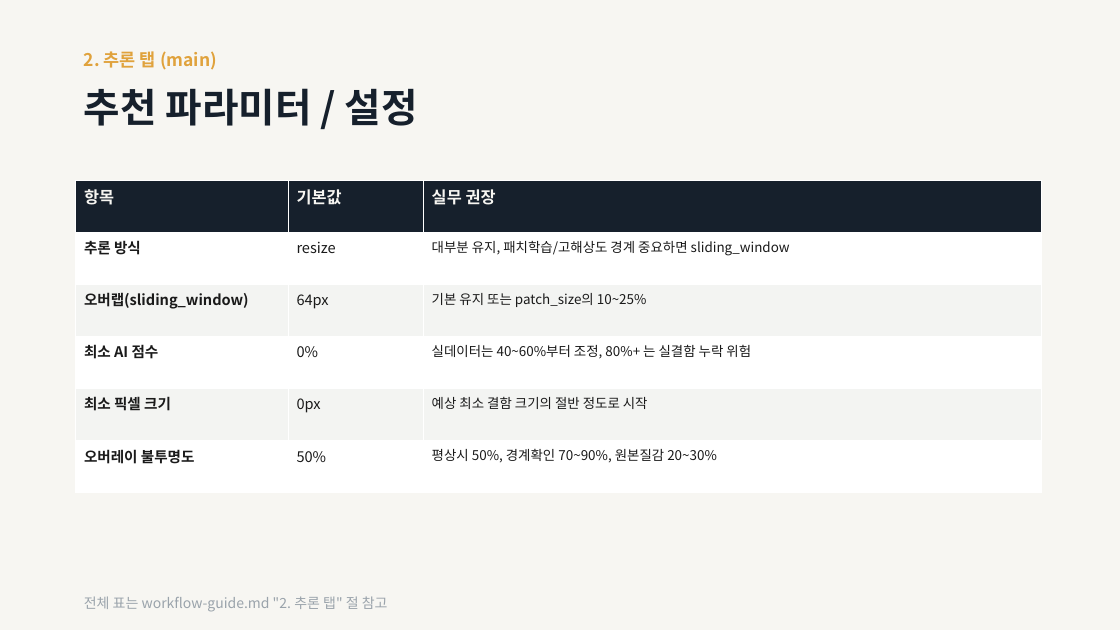
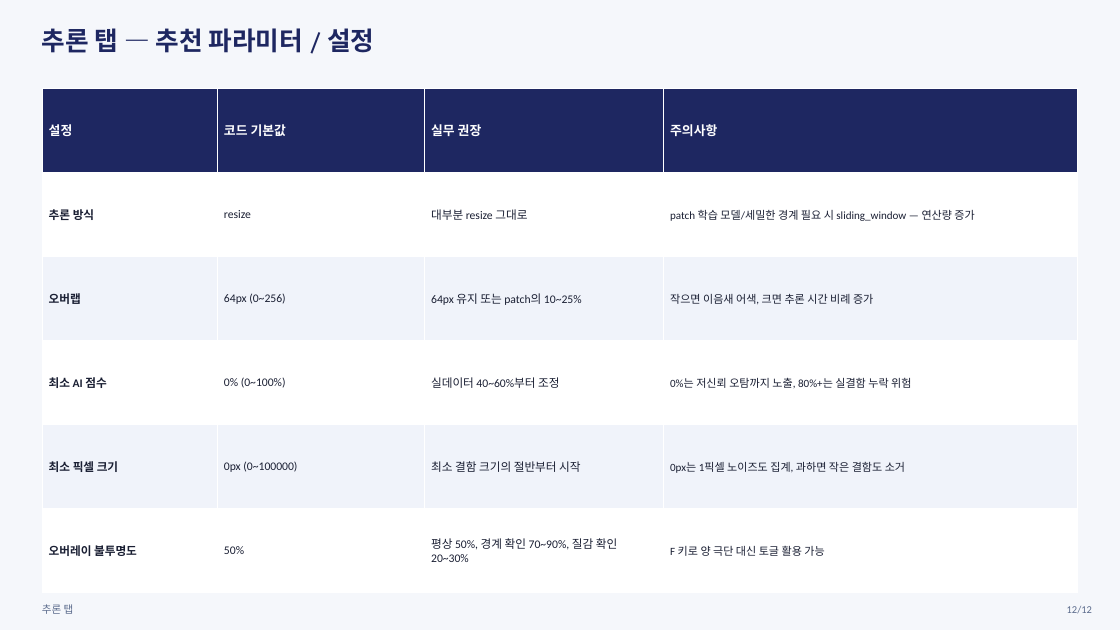
Before and after one commit to sfeelBot/Segmentation-Tool, a slide deck: slide 26 of docs/manual/pptx/workflow-guide.pptx (slide 7 before the commit). Drawn at 1120x630 pixels with LibreOffice and Linux fonts; fonts in the diff are those of the drawing. Boxes give left, top, right and bottom in pixels: in the first picture for what was removed or moved away, otherwise in the second. Text is boxed around its words. In the diff, an @@ line names an element or a change of style, - is before the commit and + after.

```diff
--- a/docs/manual/pptx/workflow-guide.pptx
+++ b/docs/manual/pptx/workflow-guide.pptx
@@ background #F7F6F2 to #F5F7FB @@
@@ text at bbox=[42, 28, 374, 53]: text changed; size 34 to 22 pt; font Noto Sans CJK KR to Cambria; text colour #16202C to #1E2761 @@
-추천 파라미터 / 설정
+추론 탭 — 추천 파라미터 / 설정
@@ table at bbox=[42, 88, 1079, 592] @@
-column 1: 항목 | 추론 방식 | 오버랩(sliding_window) | 최소 AI 점수 | 최소 픽셀 크기 | 오버레이 불투명도
-column 2: 기본값 | resize | 64px | 0% | 0px | 50%
-column 3: 실무 권장 | 대부분 유지, 패치학습/고해상도 경계 중요하면 sliding_window | 기본 유지 또는 patch_size의 10~25% | 실데이터는 40~60%부터 조정, 80%+ 는 실결함 누락 위험 | 예상 최소 결함 크기의 절반 정도로 시작 | 평상시 50%, 경계확인 70~90%, 원본질감 20~30%
+column 1: 설정 | 추론 방식 | 오버랩 | 최소 AI 점수 | 최소 픽셀 크기 | 오버레이 불투명도
+column 2: 코드 기본값 | resize | 64px (0~256) | 0% (0~100%) | 0px (0~100000) | 50%
+column 3: 실무 권장 | 대부분 resize 그대로 | 64px 유지 또는 patch의 10~25% | 실데이터 40~60%부터 조정 | 최소 결함 크기의 절반부터 시작 | 평상 50%, 경계 확인 70~90%, 질감 확인 20~30%
+column 4: 주의사항 | patch 학습 모델/세밀한 경계 필요 시 sliding_window — 연산량 증가 | 작으면 이음새 어색, 크면 추론 시간 비례 증가 | 0%는 저신뢰 오탐까지 노출, 80%+는 실결함 누락 위험 | 0px는 1픽셀 노이즈도 집계, 과하면 작은 결함도 소거 | F 키로 양 극단 대신 토글 활용 가능
@@ table: place and size @@
-table at bbox=[76, 181, 1042, 493]
+table at bbox=[42, 88, 1079, 592]
@@ text removed at bbox=[84, 596, 388, 612] @@
-전체 표는 workflow-guide.md "2. 추론 탭" 절 참고
@@ text at bbox=[42, 604, 74, 614]: text changed; size 15 to 9 pt; font Noto Sans CJK KR to Calibri; text colour #E0A23C to #5B6B8C; bold off @@
-2. 추론 탭 (main)
+추론 탭
@@ text added at bbox=[1067, 606, 1092, 614], 9 pt, text #5B6B8C @@
+12/12
```
Also in this commit, not shown: 2 other slides changed, 58 slides added, 11 slides removed.
